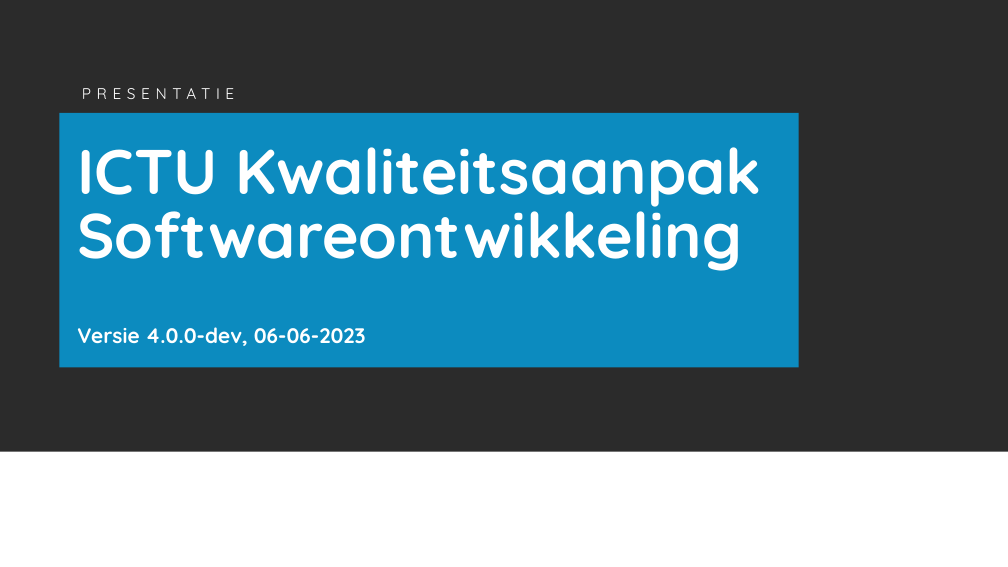
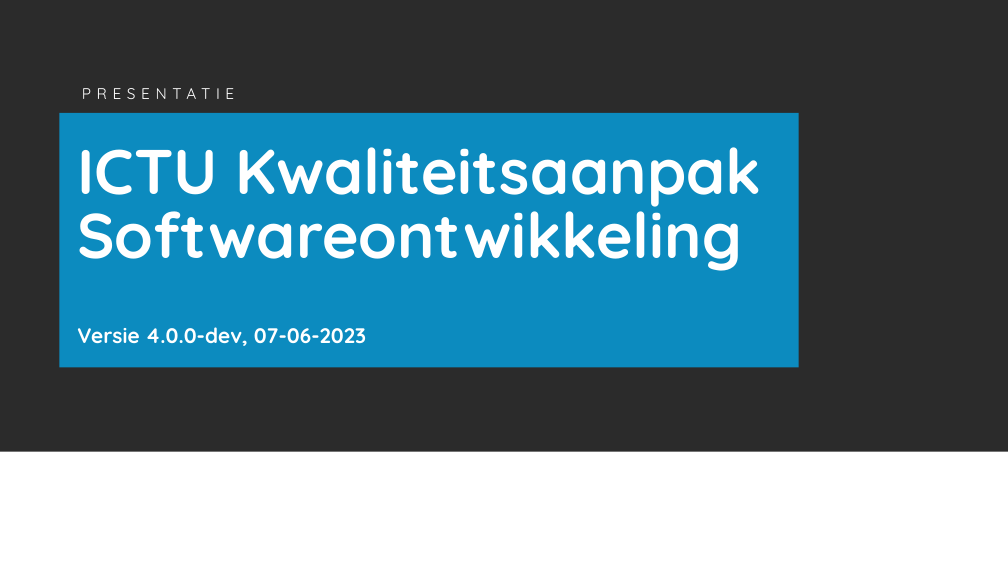
Before and after one commit to ICTU/Kwaliteitsaanpak, a slide deck: slide 1 of docs/wip/ICTU-Kwaliteitsaanpak.pptx. Drawn at 1008x567 pixels with LibreOffice and Linux fonts; fonts in the diff are those of the drawing; background and template pictures are left out; a plain dark background stands for a picture behind light text. Boxes give left, top, right and bottom in pixels: in the first picture for what was removed or moved away, otherwise in the second. Text is boxed around its words. In the diff, an @@ line names an element or a change of style, - is before the commit and + after.

Commit message:
HTML-versie van de samenvatting toegevoegd aan de set van documenten zodat er een toegankelijk alternatief is voor de PDF-versie van de samenvatting. Closes #703.

```diff
--- a/docs/wip/ICTU-Kwaliteitsaanpak.pptx
+++ b/docs/wip/ICTU-Kwaliteitsaanpak.pptx
@@ subtitle at (77,327,366,346): text changed @@
-Versie 4.0.0-dev, 06-06-2023
+Versie 4.0.0-dev, 07-06-2023
```
Also in this commit, not shown: 23 other files.
